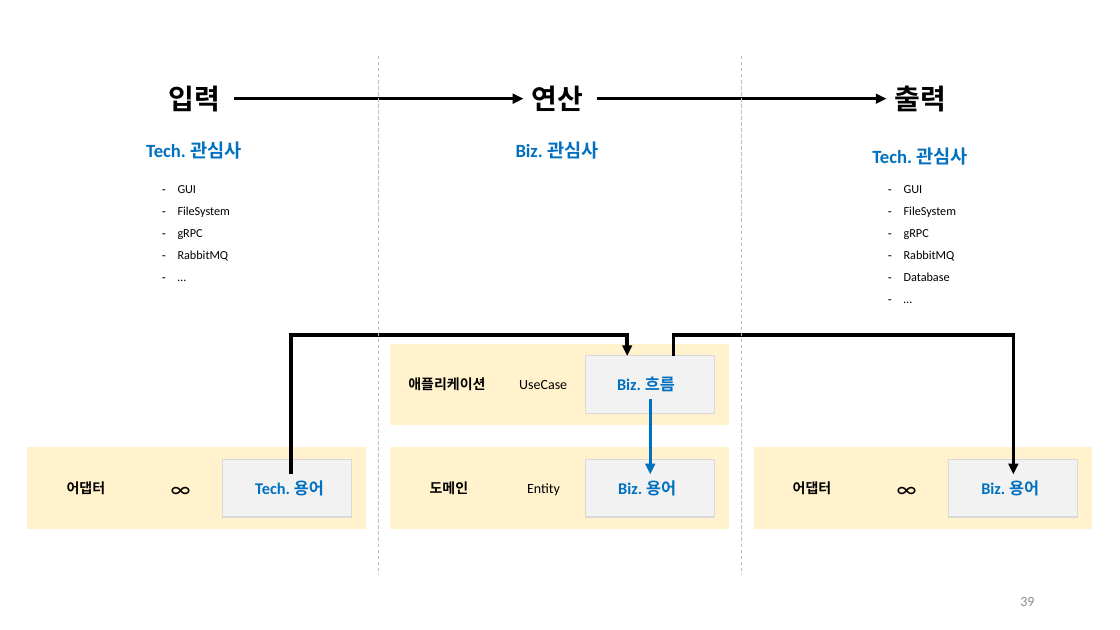
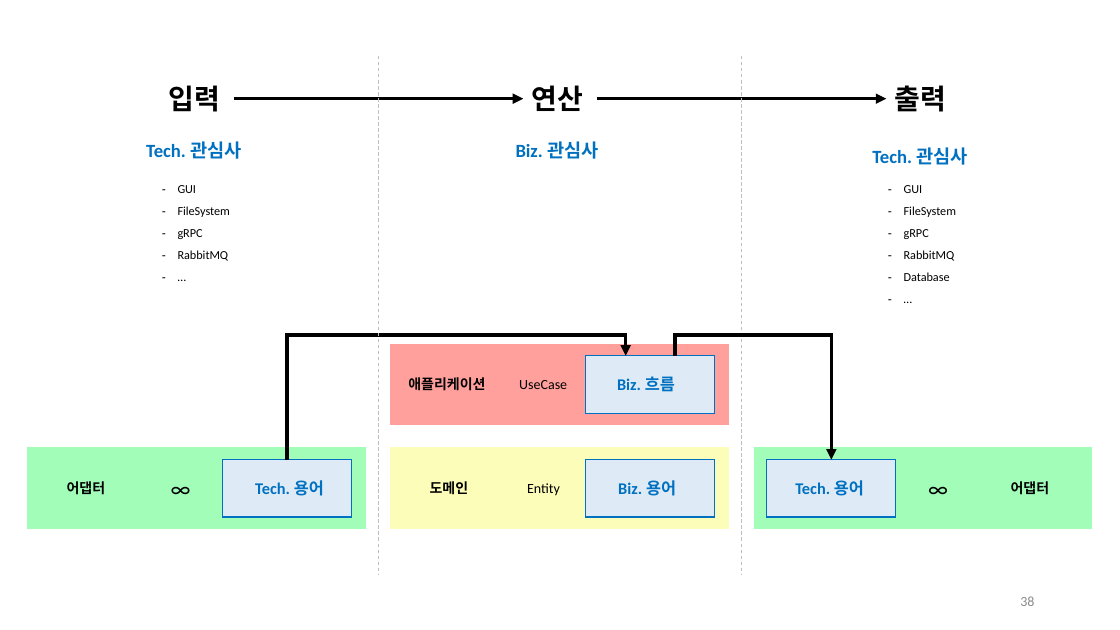
Before and after one commit to hhko/ArchDdd, a slide deck: slide 38 of README.pptx (slide 39 before the commit). Drawn at 1120x630 pixels with LibreOffice and Linux fonts; fonts in the diff are those of the drawing. Boxes give left, top, right and bottom in pixels: in the first picture for what was removed or moved away, otherwise in the second. Text is boxed around its words. In the diff, an @@ line names an element or a change of style, - is before the commit and + after.

```diff
--- a/README.pptx
+++ b/README.pptx
@@ elbow arrow moved from (292, 474) - (628, 356) to (287, 460) - (626, 356) @@
@@ rectangle at bbox=[392, 344, 729, 425]: fill #FFF2CC to #FFA09C; outline #FFF2CC 1 pt to #FFA09C 1 pt @@
@@ elbow arrow moved from (674, 356) - (1013, 474) to (676, 356) - (832, 460) @@
@@ arrow removed from (650, 399) to (650, 474) @@
@@ rectangle at bbox=[28, 448, 365, 528]: fill #FFF2CC to #A2FDB9; outline #FFF2CC 1 pt to #A2FDB9 1 pt @@
@@ rectangle at bbox=[392, 448, 729, 528]: fill #FFF2CC to #FCFDB9; outline #FFF2CC 1 pt to #FCFDB9 1 pt @@
@@ rectangle at bbox=[755, 448, 1092, 528]: fill #FFF2CC to #A2FDB9; outline #FFF2CC 1 pt to #A2FDB9 1 pt @@
@@ fill #F2F2F2 to #DEEBF7; outline #D9D9D9 1 pt to #0070C0 1 pt in 4 elements at bbox=[586, 460, 715, 517], bbox=[586, 356, 715, 413], bbox=[223, 460, 352, 517], bbox=[767, 460, 897, 517] @@
@@ rectangle: place and size @@
-rectangle at bbox=[949, 460, 1079, 517]
+rectangle at bbox=[767, 460, 897, 517]
@@ text "∞": place and size @@
-text "∞" at bbox=[889, 470, 926, 507]
+text "∞" at bbox=[920, 470, 957, 507]
@@ text "어댑터": place and size @@
-text "어댑터" at bbox=[793, 481, 832, 495]
+text "어댑터" at bbox=[1011, 481, 1050, 495]
@@ text at bbox=[795, 480, 864, 496]: text changed @@
-Biz. 용어
+Tech. 용어
@@ page number at bbox=[1020, 596, 1034, 606]: text changed @@
-39
+38
```
Also in this commit, not shown: 22 other slides changed, 5 slides added, 20 other files.
